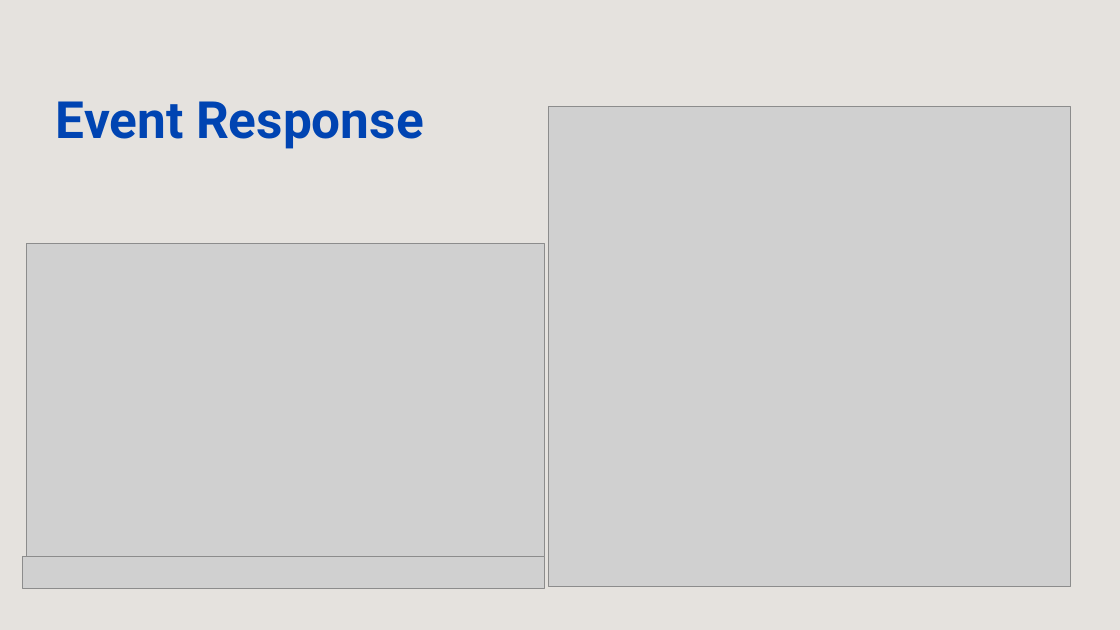
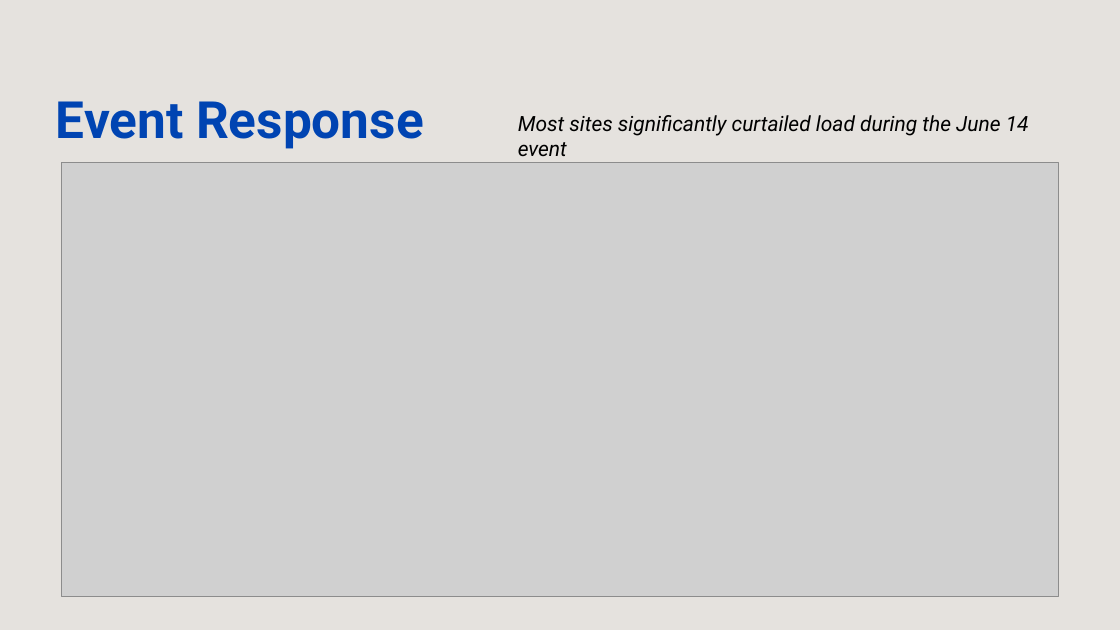
Before and after one commit to RuiyanH/Demand_Response_Case_Study, a slide deck: slide 5 of Presentation.pptx. Drawn at 1120x630 pixels with LibreOffice and Linux fonts; fonts in the diff are those of the drawing; grey boxes stand for pictures. Boxes give left, top, right and bottom in pixels: in the first picture for what was removed or moved away, otherwise in the second. Text is boxed around its words. In the diff, an @@ line names an element or a change of style, - is before the commit and + after.

Commit message:
changed figure ratio; presentation updated

```diff
--- a/Presentation.pptx
+++ b/Presentation.pptx
@@ text added at bbox=[518, 115, 1029, 136], 18 pt, text #000000, italic @@
+Most sites significantly curtailed load during the June 14 event
@@ picture removed at bbox=[549, 107, 1071, 586] @@
@@ picture added at bbox=[61, 163, 1060, 597] @@
@@ picture removed at bbox=[26, 244, 544, 566] @@
@@ picture removed at bbox=[23, 556, 545, 588] @@
```
Also in this commit, not shown: 7 other slides changed, 3 other files.
